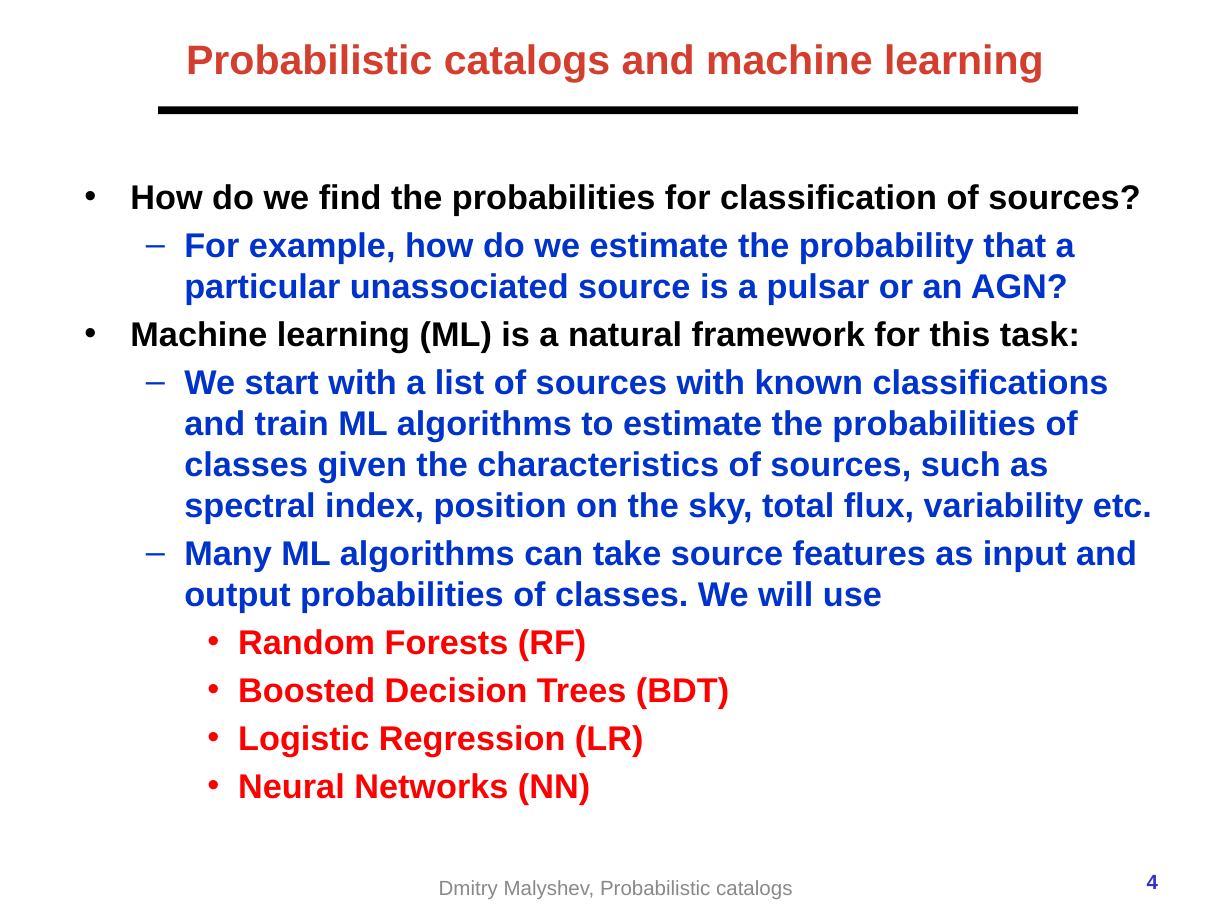
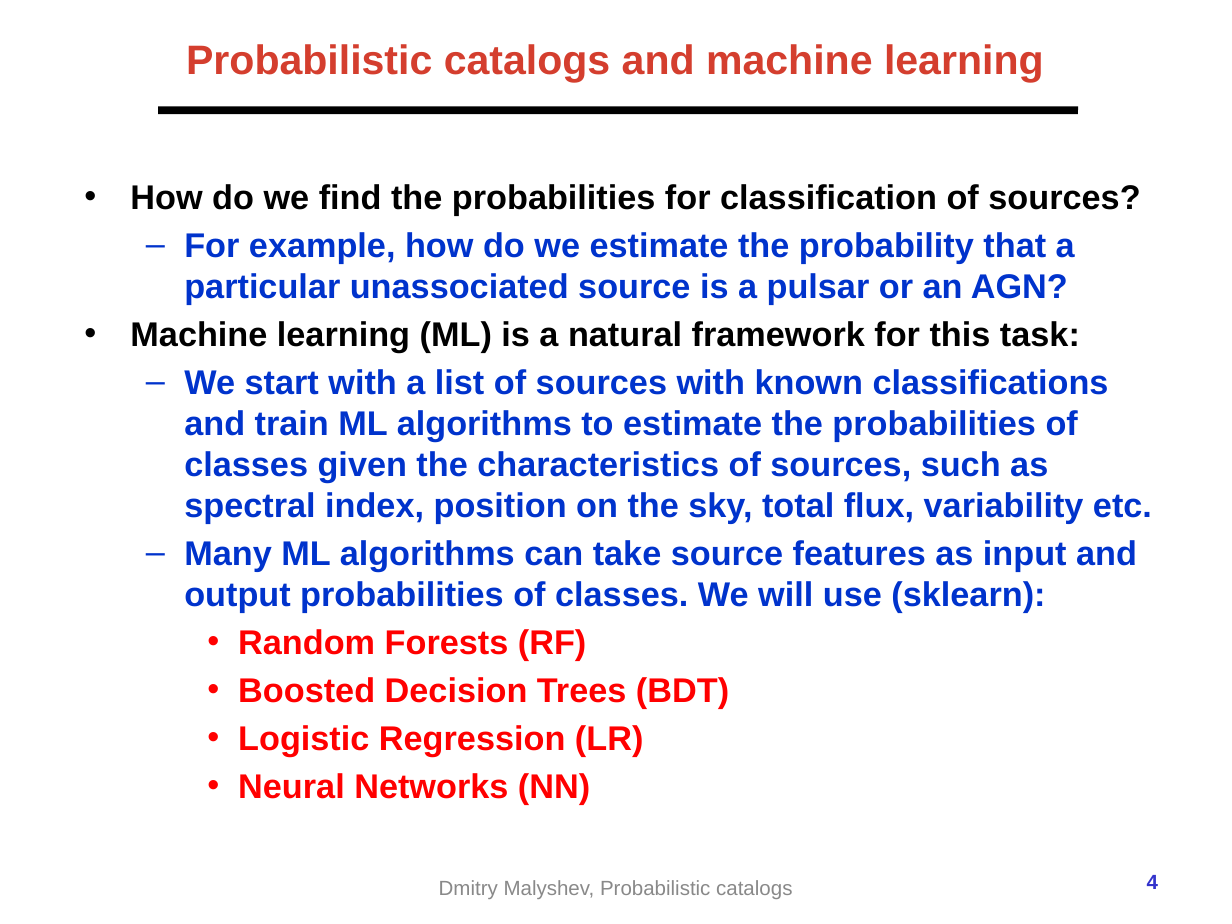
Before and after one commit to aakashbhat/Fermi-LAT, a slide deck: slide 4 of presentations/2021-02-Fermi_prob_catalog_ECAP_ML.pptx. Drawn at 1232x924 pixels with LibreOffice and Linux fonts; fonts in the diff are those of the drawing; background and template pictures are left out. Boxes give left, top, right and bottom in pixels: in the first picture for what was removed or moved away, otherwise in the second. Text is boxed around its words. In the diff, an @@ line names an element or a change of style, - is before the commit and + after.

```diff
--- a/presentations/2021-02-Fermi_prob_catalog_ECAP_ML.pptx
+++ b/presentations/2021-02-Fermi_prob_catalog_ECAP_ML.pptx
@@ text at bbox=[184, 540, 1137, 613]: text changed @@
-  – Many ML algorithms can take source features as input and output probabilities of classes. We will use
+  – Many ML algorithms can take source features as input and output probabilities of classes. We will use (sklearn):
```
Also in this commit, not shown: 13 other slides changed, 26 other files.
